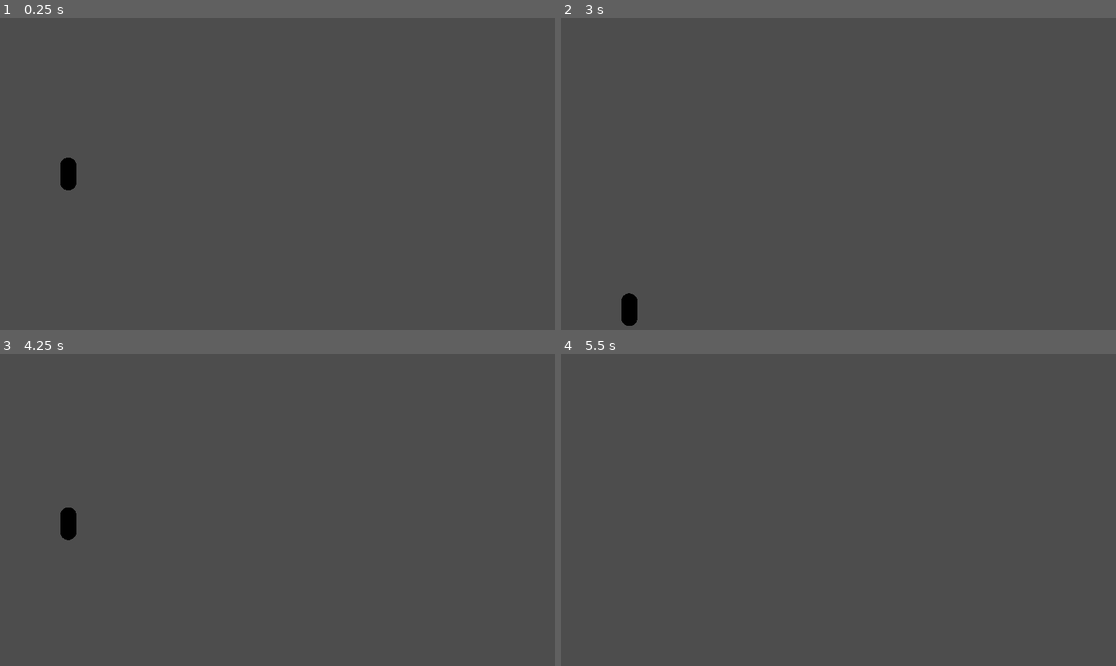
Above: before the commit, frames 1-4 (two rows, left to right).
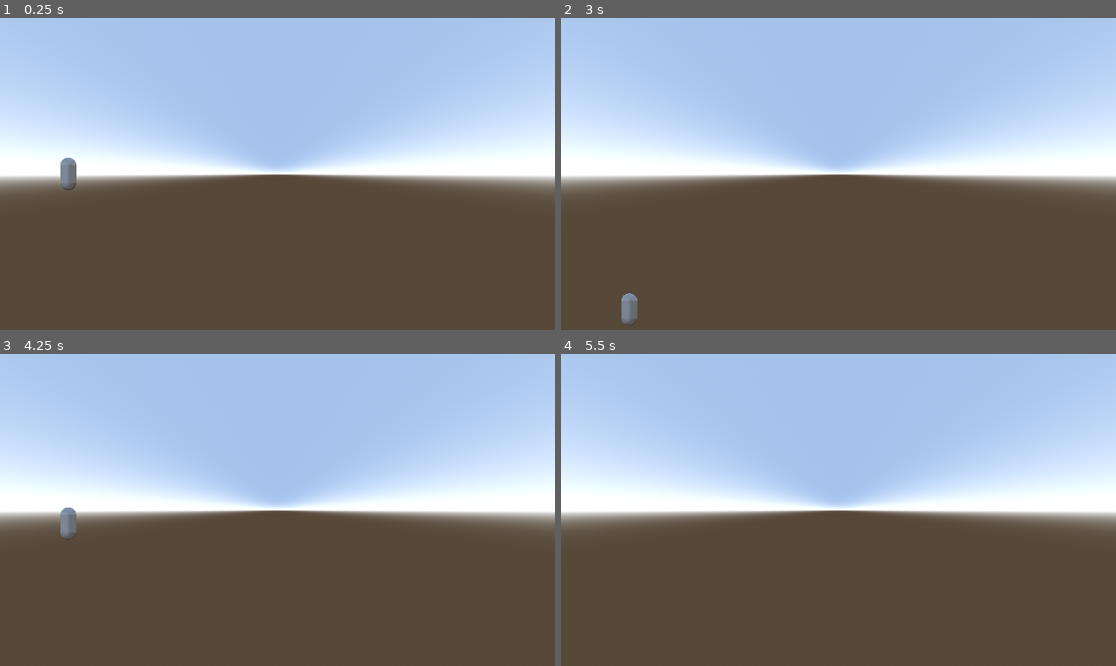
Above: after the commit, the same moments.

Repository: ernest-rudnicki/flappy-bird-godot
Game: Godot game, scene res://Flappy_Bird_Scene.tscn
Two runs of this game, one before a commit and one after it. Both use one fixed random seed, a clock stepped at 60 frames per second and the inputs below.
Inputs:
- Up to frame 1 (0.25 s): no input
- Up to frame 2 (3 s): tap Enter at 0.5 s; tap Space (jump) at 0.77, 1.52 s
- Up to frame 3 (4.25 s): tap Space (jump) at 3.02, 3.77 s
- Up to frame 4 (5.5 s): tap Space (jump) at 4.52 s

The runs differ from the first frame. In frame 1, 53% of the frame differs, in the area x 0-100%, y 0-58%; in frame 2, 54%, in the area x 0-100%, y 0-99%; in frame 3, 54%; in frame 4, 53%.

Commit message:
add default sky

Diff:
--- a/Flappy_Bird_Scene.tscn
+++ b/Flappy_Bird_Scene.tscn
@@ -6,6 +6,17 @@
 
 [sub_resource type="BoxShape3D" id="BoxShape3D_xr540"]
 size = Vector3(1, 1.8277, 1)
+
+[sub_resource type="ProceduralSkyMaterial" id="ProceduralSkyMaterial_kf6th"]
+
+[sub_resource type="Sky" id="Sky_fqahy"]
+sky_material = SubResource("ProceduralSkyMaterial_kf6th")
+
+[sub_resource type="Environment" id="Environment_kf6th"]
+background_mode = 2
+background_energy_multiplier = 1.68
+sky = SubResource("Sky_fqahy")
+ambient_light_energy = 8.0
 
 [node name="Root_Scene" type="Node3D"]
 
@@ -24,3 +35,6 @@
 [node name="CollisionShape3D" type="CollisionShape3D" parent="CharacterBody3D"]
 transform = Transform3D(1, 0, 0, 0, 1, 0, 0, 0, 1, 0, 0.0159607, 0)
 shape = SubResource("BoxShape3D_xr540")
+
+[node name="WorldEnvironment" type="WorldEnvironment" parent="."]
+environment = SubResource("Environment_kf6th")
Not shown: 1 places in Flappy_Bird_Scene.tscn that only renumber resources
